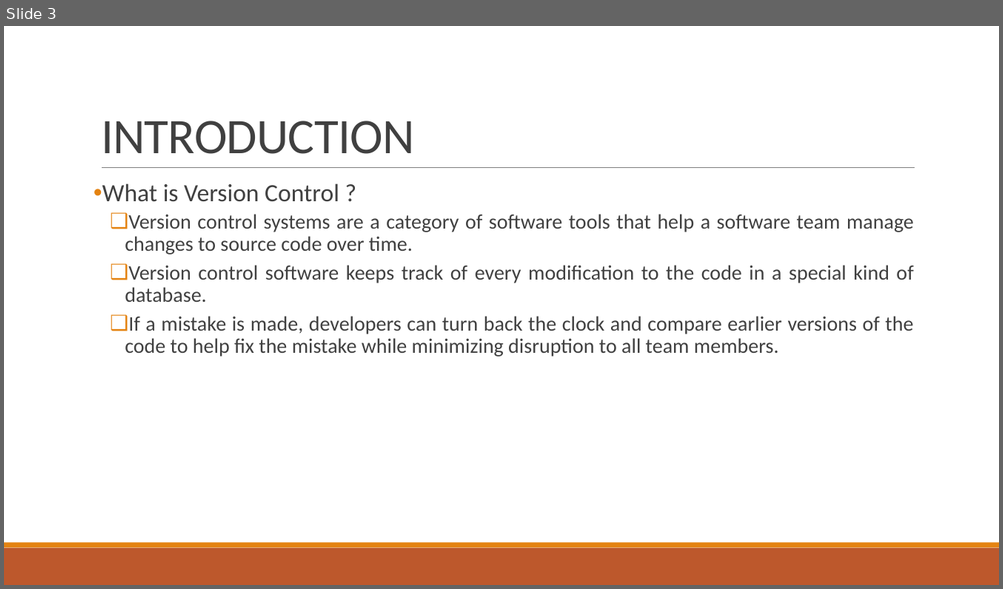
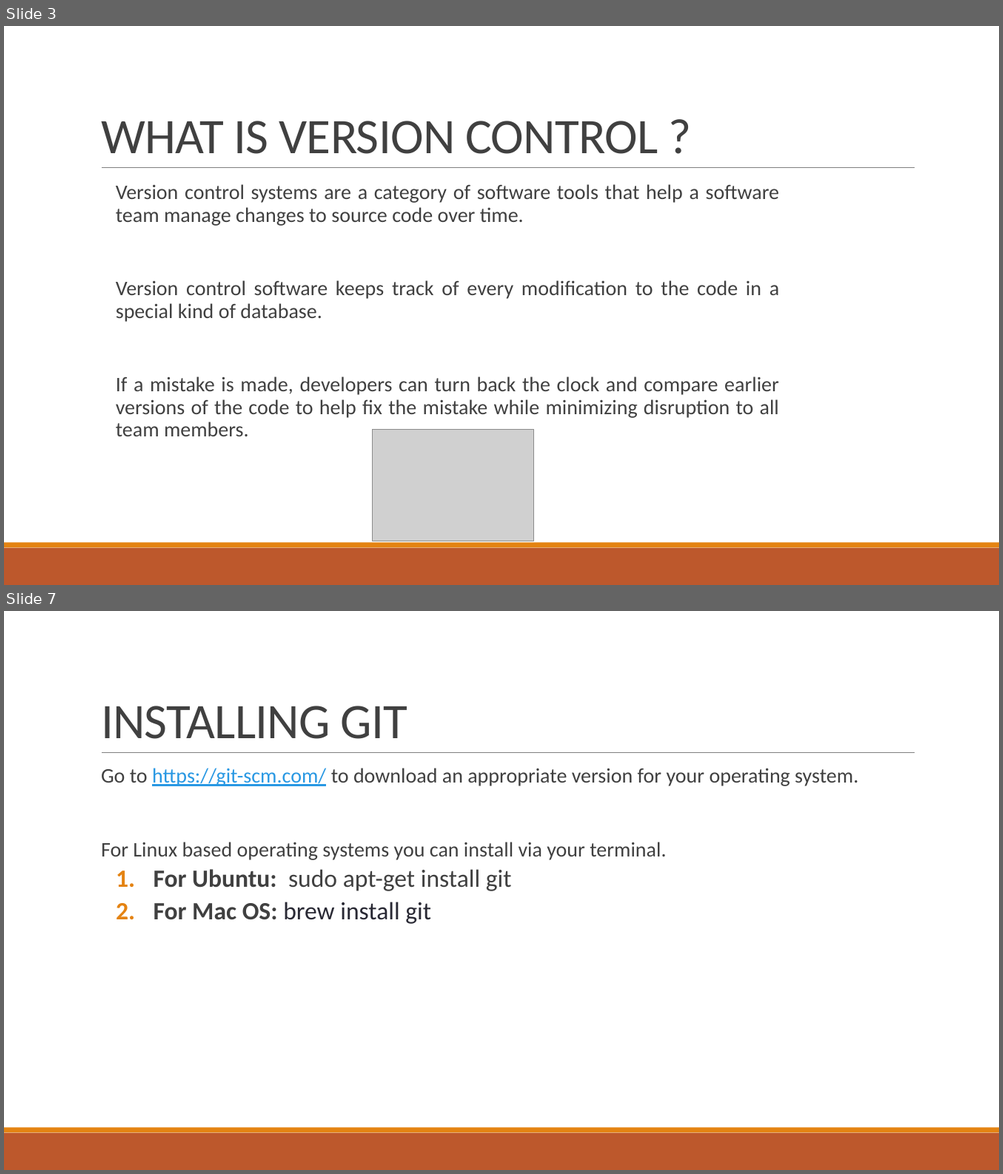
Before and after one commit to ismoop/Lecture-Notes, a slide deck: Lecture 3.pptx. Shown one above the other, each under a label of ours: slide 3 before the commit, slides 3 and 7 after it; the slides between them are not shown. The pictures are 1003x589 and 1003x1174 pixels, drawn with LibreOffice and Linux fonts; fonts in the diff are those of the drawing; grey boxes stand for pictures. Boxes give left, top, right and bottom in pixels: in the first picture for what was removed or moved away, otherwise in the second. Text is boxed around its words. In the diff, an @@ line names an element or a change of style, - is before the commit and + after.

```diff
--- a/Lecture 3.pptx
+++ b/Lecture 3.pptx
@@ slide 7 added at [4, 611, 999, 1170], background #FFFFFF; not listed: 3 template elements that a slide beside it also shows @@
@@ title added at [101, 706, 408, 739], 48 pt, text #404040 @@
+INSTALLING GIT
@@ text added at [101, 768, 858, 924], 20 pt, text #404040 @@
+  Go to https://git-scm.com/ to download an appropriate version for your operating system.
+  For Linux based operating systems you can install via your terminal.
+  1. For Ubuntu: sudo apt-get install git
+  2. For Mac OS: brew install git
@@ slide 3 changed as well @@
@@ title at [101, 121, 657, 154]: text changed @@
-INTRODUCTION
+WHAT IS VERSION CONTROL ?
@@ text "Version control systems are a ...": place and size @@
-text "Version control systems are a ..." at [102, 184, 913, 357]
+text "Version control systems are a ..." at [116, 184, 780, 437]
@@ text "Version control systems are a ..." at [116, 184, 780, 437]: bullet ❑ to  ; list level 2 to 1 in "Version control systems are a ..."; list level 2 to 1 in "Version control software keeps track ..."; list level 2 to 1 in "If a mistake is made, ..." @@
@@ text at [102, 184, 339, 202]: paragraph removed @@
-• What is Version Control ?
@@ picture added at [372, 429, 534, 542] @@
```
Also in this commit, not shown: 3 other slides changed, 17 other slides added, 1 slide removed.
